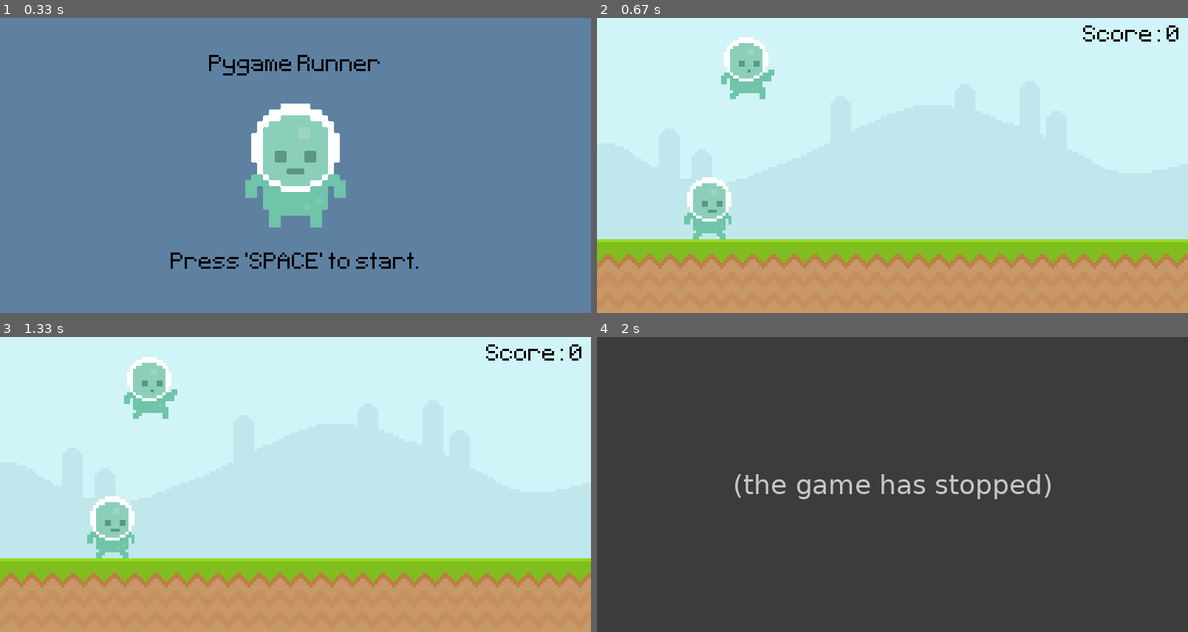
Above: before the commit, frames 1-4 (two rows, left to right).
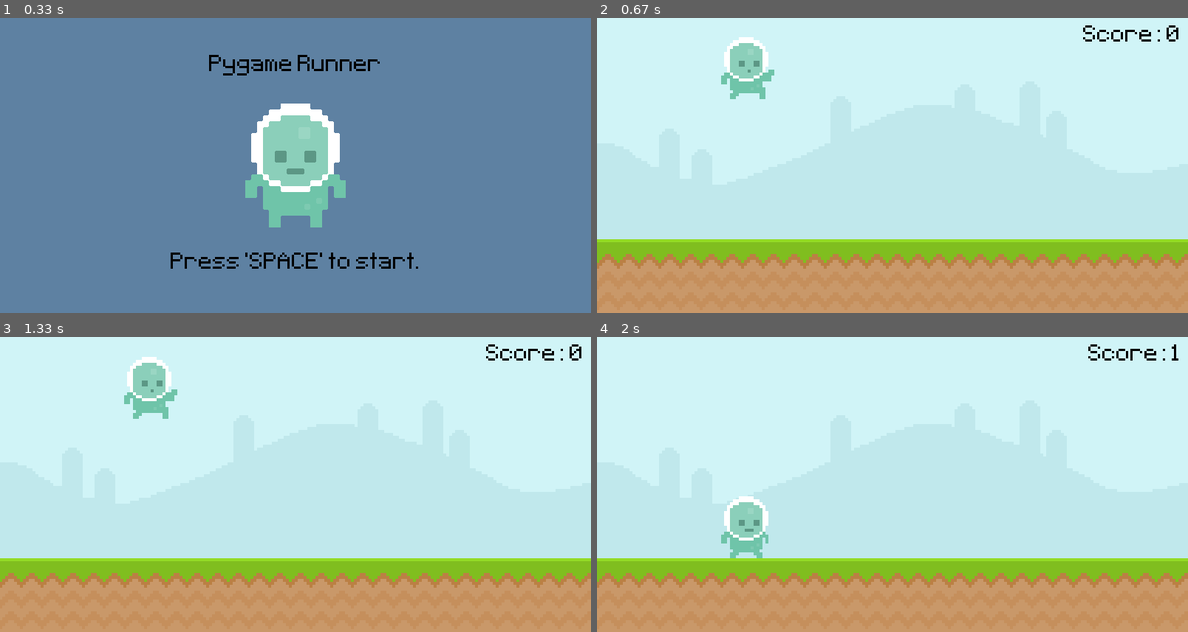
Above: after the commit, the same moments.

Repository: Zain-Khoso/pygame-runner
Game: pygame game, started from main.py
The game is run twice, just before and just after one commit, with the same random seed, the same clock (stepped at 60 frames per second) and the same inputs.
Inputs:
- Up to frame 1 (0.33 s): no input
- Up to frame 2 (0.67 s): tap Space at 0.33 s
- Up to frame 3 (1.33 s): hold Space 0.67-1.13 s
- Up to frame 4 (2 s): no input

Frame 1 is identical in both runs. In frame 2, 1.3% of the frame differs, in the area x 14-23%, y 54-75%; in frame 3, 1.3%; in frame 4, 100%, in the area x 0-100%, y 0-100%.
Error before the commit: AttributeError: 'Obsticle' object has no attribute 'image' (main.py line 251); the game stopped at 1.8 s (later frames are placeholders)

Commit message:
fix: Functional Code cleanup

Diff:
--- a/main.py
+++ b/main.py
@@ -15,8 +15,8 @@
         self.jump_frame = pygame.image.load("graphics/Player/jump.png").convert_alpha()
 
         self.frames = [frame_1, frame_2]
-        self.surf = self.frames[self.frame]
-        self.rect = self.surf.get_rect(midbottom=(200, 300))
+        self.image = self.frames[self.frame]
+        self.rect = self.image.get_rect(midbottom=(200, 300))
 
     def player_input(self):
         keys = pygame.key.get_pressed()
@@ -67,8 +67,8 @@
         y_pos = 210 if type == "Fly" else 300
 
         self.frame = 0
-        self.surf = self.frames[self.frame]
-        self.rect = self.surf.get_rect(midbottom=(randint(900, 1100), y_pos))
+        self.image = self.frames[self.frame]
+        self.rect = self.image.get_rect(midbottom=(randint(900, 1100), y_pos))
 
     def animate(self):
         self.frame += 0.1
@@ -76,7 +76,7 @@
         if self.frame >= len(self.frames):
             self.frame = 0
 
-        self.surf = self.frames[int(self.frame)]
+        self.image = self.frames[int(self.frame)]
 
     def destroy(self):
         if self.rect.x < -100:
@@ -97,20 +97,6 @@
     return current_time
 
 
-def obsticle_movement(obsticle_list):
-    if obsticle_list:
-        for obsticle_rect in obsticle_list:
-            obsticle_rect.x -= 5
-
-            screen.blit(
-                snail_surf if obsticle_rect.bottom == 300 else fly_surf, obsticle_rect
-            )
-
-        obsticle_list = [obsticle for obsticle in obsticle_list if obsticle.x > -100]
-
-    return obsticle_list
-
-
 def collisions(player, obsticles):
     if obsticles:
         for obsticle in obsticles:
@@ -118,18 +104,6 @@
                 return False
 
     return True
-
-
-def player_animation():
-    global player_surf, player_index
-
-    if player_rect.bottom < 300:
-        player_surf = player_jump
-    else:
-        player_index += 0.1
-        if player_index >= len(player_walk):
-            player_index = 0
-        player_surf = player_walk[int(player_index)]
 
 
 pygame.init()
@@ -143,30 +117,6 @@
 
 sky_surf = pygame.image.load("graphics/Sky.png").convert()
 groung_surf = pygame.image.load("graphics/ground.png").convert()
-
-snail_frame_1 = pygame.image.load("graphics/snail/snail1.png").convert_alpha()
-snail_frame_2 = pygame.image.load("graphics/snail/snail2.png").convert_alpha()
-snail_frames = [snail_frame_1, snail_frame_2]
-snail_index = 0
-snail_surf = snail_frames[snail_index]
-
-fly_frame_1 = pygame.image.load("graphics/Fly/Fly1.png").convert_alpha()
-fly_frame_2 = pygame.image.load("graphics/Fly/Fly2.png").convert_alpha()
-fly_frames = [fly_frame_1, fly_frame_2]
-fly_index = 0
-fly_surf = fly_frames[fly_index]
-
-obsticle_rect_list = []
-
-player_walk_1 = pygame.image.load("graphics/Player/player_walk_1.png").convert_alpha()
-player_walk_2 = pygame.image.load("graphics/Player/player_walk_2.png").convert_alpha()
-player_walk = [player_walk_1, player_walk_2]
-player_index = 0
-player_jump = pygame.image.load("graphics/Player/jump.png").convert_alpha()
-
-player_surf = player_walk[player_index]
-player_rect = player_surf.get_rect(midbottom=(150, 300))
-player_gravity = 0
 
 player = pygame.sprite.GroupSingle()
 player.add(Player())
@@ -185,52 +135,22 @@
 obsticle_timer = pygame.USEREVENT + 1
 pygame.time.set_timer(obsticle_timer, 1800)
 
-snail_animation_timer = pygame.USEREVENT + 2
-pygame.time.set_timer(snail_animation_timer, 500)
-
-fly_animation_timer = pygame.USEREVENT + 3
-pygame.time.set_timer(fly_animation_timer, 200)
-
 while True:
     for event in pygame.event.get():
         if event.type == pygame.QUIT:
             pygame.quit()
             exit()
 
-        if game_active:
-            if event.type == pygame.MOUSEBUTTONDOWN:
-                if player_rect.collidepoint(event.pos) and player_rect.bottom == 300:
-                    player_gravity = -20
+        if game_active and event.type == obsticle_timer:
+            obsticle_group.add(Obsticle(choice(["Snail", "Snail", "Fly"])))
 
-            if event.type == pygame.KEYDOWN:
-                if event.key == pygame.K_SPACE and player_rect.bottom == 300:
-                    player_gravity = -20
-
-            if event.type == obsticle_timer:
-                obsticle_group.add(Obsticle(choice(["Snail", "Snail", "Fly"])))
-                if randint(0, 2):
-                    obsticle_rect_list.append(
-                        snail_surf.get_rect(bottomleft=(randint(900, 1100), 300))
-                    )
-                else:
-                    obsticle_rect_list.append(
-                        fly_surf.get_rect(bottomleft=(randint(900, 1100), 210))
-                    )
-
-            if event.type == snail_animation_timer:
-                snail_index = 0 if snail_index == 1 else 1
-                snail_surf = snail_frames[snail_index]
-
-            if event.type == fly_animation_timer:
-                fly_index = 0 if fly_index == 1 else 1
-                fly_surf = fly_frames[fly_index]
-
-        else:
-            if event.type == pygame.MOUSEBUTTONDOWN or (
-                event.type == pygame.KEYDOWN and event.key == pygame.K_SPACE
-            ):
-                game_active = True
-                start_time = pygame.time.get_ticks()
+        if (
+            not game_active
+            and event.type == pygame.KEYDOWN
+            and event.key == pygame.K_SPACE
+        ):
+            game_active = True
+            start_time = pygame.time.get_ticks()
 
     if game_active:
         screen.blit(sky_surf, (0, 0))
@@ -238,22 +158,11 @@
 
         score = display_score()
 
-        player_gravity += 1
-        player_rect.bottom += player_gravity
-        if player_rect.bottom > 300:
-            player_rect.bottom = 300
-        player_animation()
-        screen.blit(player_surf, player_rect)
-
         player.update()
         player.draw(screen)
 
+        obsticle_group.update()
         obsticle_group.draw(screen)
-        obsticle_group.update()
-
-        obsticle_rect_list = obsticle_movement(obsticle_rect_list)
-
-        game_active = collisions(player_rect, obsticle_rect_list)
     else:
         instructions_surf = font.render(
             (
@@ -265,9 +174,7 @@
             "Black",
         )
         instructions_rect = instructions_surf.get_rect(midbottom=(400, 350))
-        obsticle_rect_list.clear()
-        player_rect.midbottom = (150, 300)
-        player_gravity = 0
+
         score = 0
 
         screen.fill((94, 129, 162))
